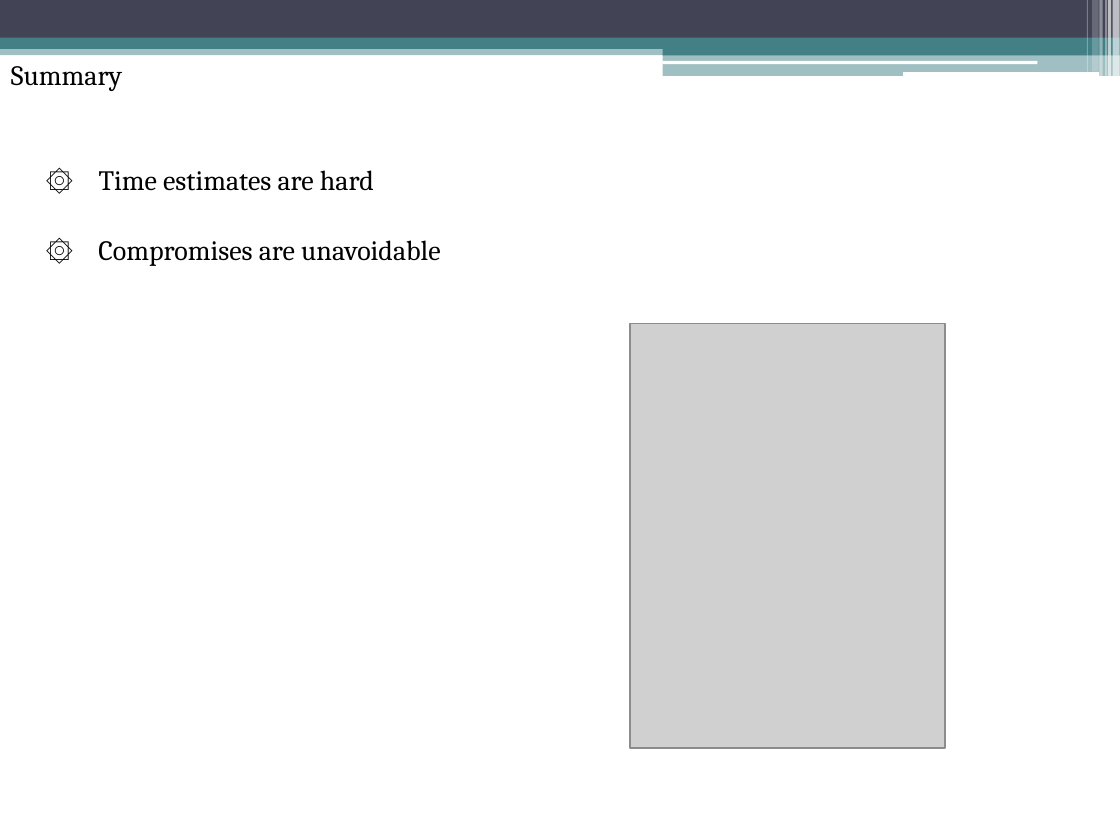
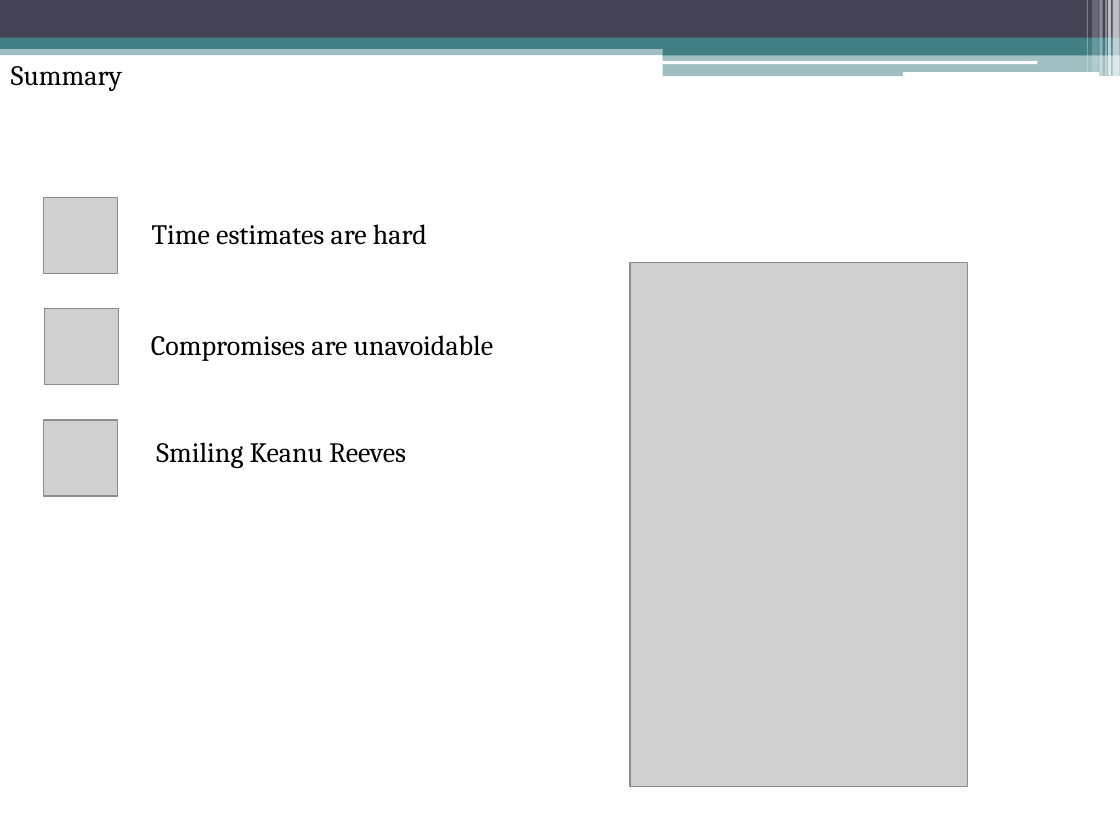
Before and after one commit to rasmustilljander/FOOT_Pacman, a slide deck: slide 8 of Reports/L4/Presentation/Presentation.pptx. Drawn at 1120x840 pixels with LibreOffice and Linux fonts; fonts in the diff are those of the drawing; grey boxes stand for pictures. Boxes give left, top, right and bottom in pixels: in the first picture for what was removed or moved away, otherwise in the second. Text is boxed around its words. In the diff, an @@ line names an element or a change of style, - is before the commit and + after.

```diff
--- a/Reports/L4/Presentation/Presentation.pptx
+++ b/Reports/L4/Presentation/Presentation.pptx
@@ text removed at bbox=[35, 158, 88, 203] @@
-۞
@@ picture added at bbox=[44, 198, 118, 274] @@
@@ text removed at bbox=[35, 227, 88, 272] @@
-۞
@@ text "Time estimates are hard": place and size @@
-text "Time estimates are hard" at bbox=[99, 170, 374, 191]
+text "Time estimates are hard" at bbox=[152, 224, 427, 245]
@@ picture: place and size @@
-picture at bbox=[631, 324, 945, 748]
+picture at bbox=[631, 262, 968, 786]
@@ picture added at bbox=[45, 309, 119, 385] @@
@@ text "Compromises are unavoidable": place and size @@
-text "Compromises are unavoidable" at bbox=[98, 240, 440, 266]
+text "Compromises are unavoidable" at bbox=[151, 335, 493, 361]
@@ picture added at bbox=[44, 420, 118, 496] @@
@@ text added at bbox=[156, 442, 406, 468], 18 pt, text #000000 @@
+Smiling Keanu Reeves
```
Also in this commit, not shown: 7 other slides changed.
